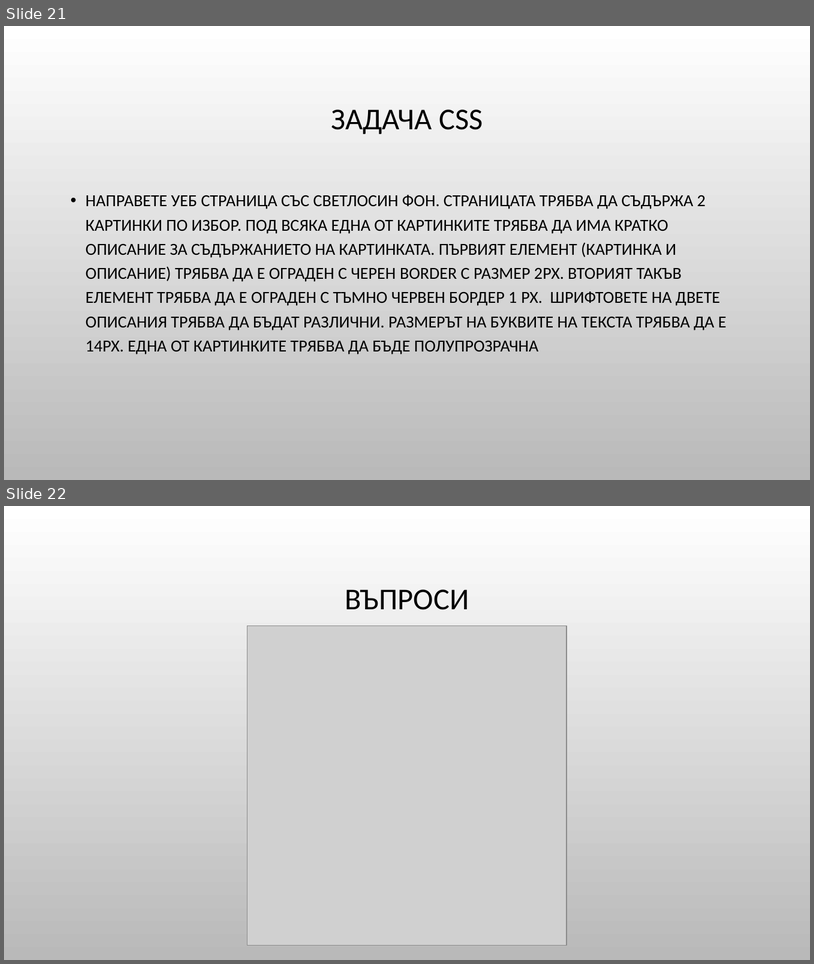
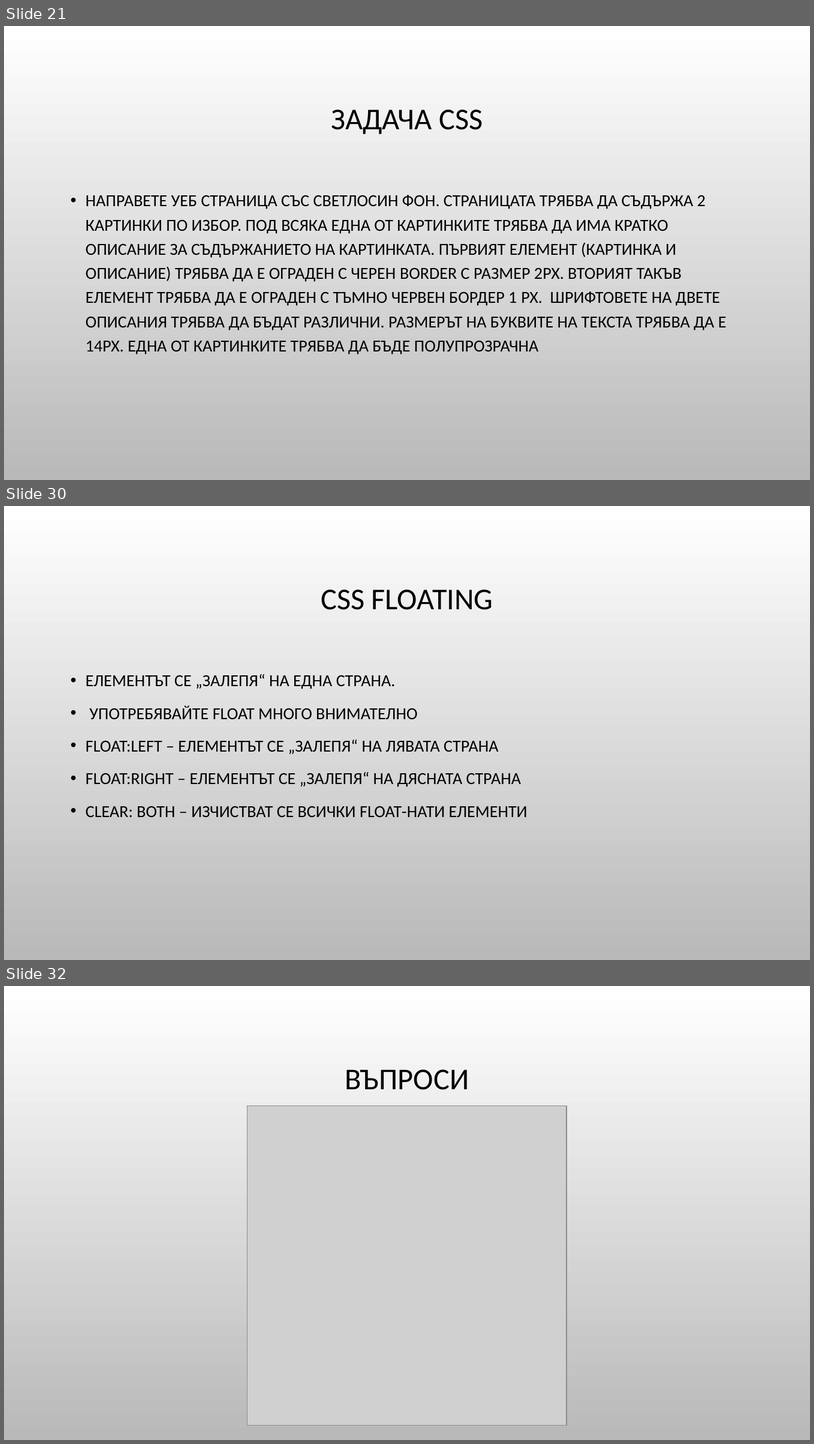
Before and after one commit to Bilyukov/php-mysql-course, a slide deck: 03.css-basics.pptx. Shown one above the other, each under a label of ours: slides 21 and 22 before the commit, slides 21, 30 and 32 after it; the slides between them are not shown. The pictures are 814x964 and 814x1444 pixels, drawn with LibreOffice and Linux fonts; fonts in the diff are those of the drawing; grey boxes stand for pictures; background and template pictures are left out. Boxes give left, top, right and bottom in pixels: in the first picture for what was removed or moved away, otherwise in the second. Text is boxed around its words. In the diff, an @@ line names an element or a change of style, - is before the commit and + after.

```diff
--- a/03.css-basics.pptx
+++ b/03.css-basics.pptx
@@ slide 30 added at bbox=[4, 506, 810, 960], background picture (left out) @@
@@ title added at bbox=[321, 589, 494, 610], 36 pt, text #000000 @@
+CSS FLOATING
@@ text added at bbox=[86, 674, 528, 817], 20 pt, text #000000 @@
+• ЕЛЕМЕНТЪТ СЕ „ЗАЛЕПЯ“ НА ЕДНА СТРАНА.
+• УПОТРЕБЯВАЙТЕ FLOAT МНОГО ВНИМАТЕЛНО
+• FLOAT:LEFT – ЕЛЕМЕНТЪТ СЕ „ЗАЛЕПЯ“ НА ЛЯВАТА СТРАНА
+• FLOAT:RIGHT – ЕЛЕМЕНТЪТ СЕ „ЗАЛЕПЯ“ НА ДЯСНАТА СТРАНА
+• CLEAR: BOTH – ИЗЧИСТВАТ СЕ ВСИЧКИ FLOAT-НАТИ ЕЛЕМЕНТИ
@@ what was slide 22 is now slide 32 @@
```
Also in this commit, not shown: 9 other slides added, 9 other files.
